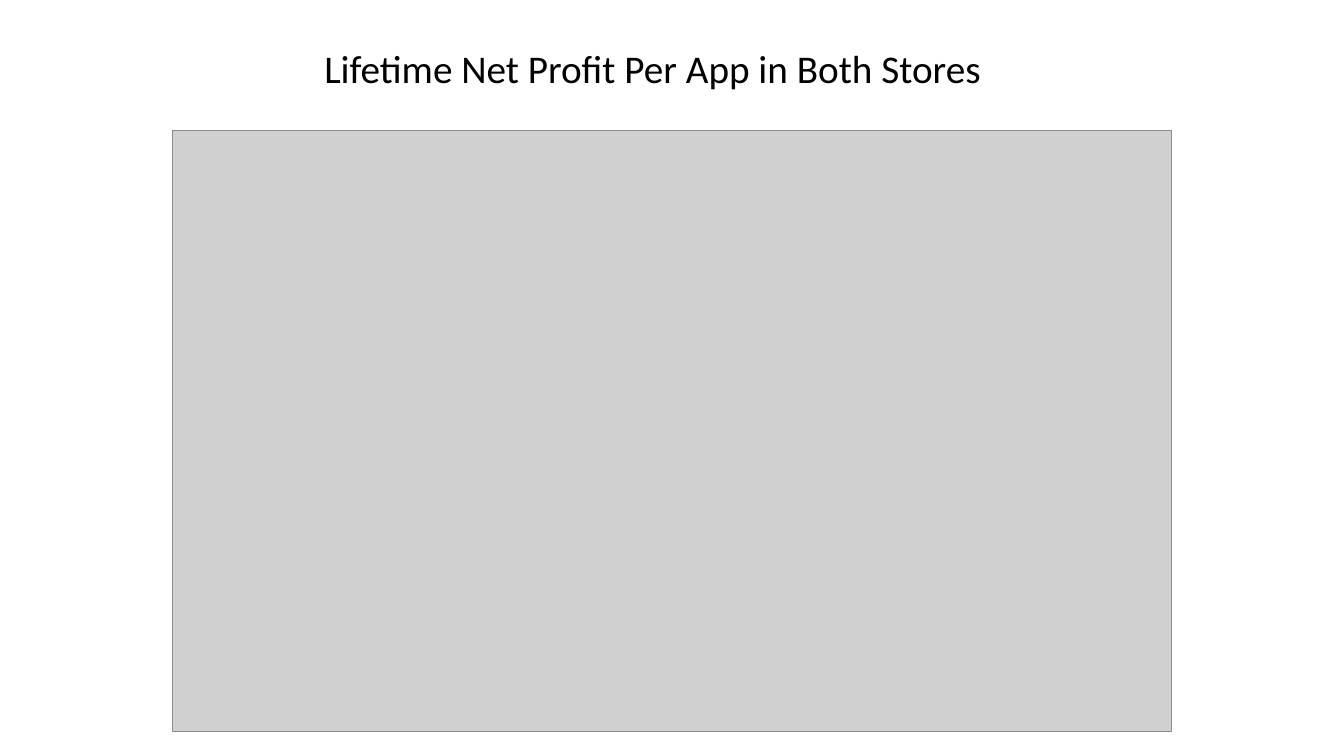
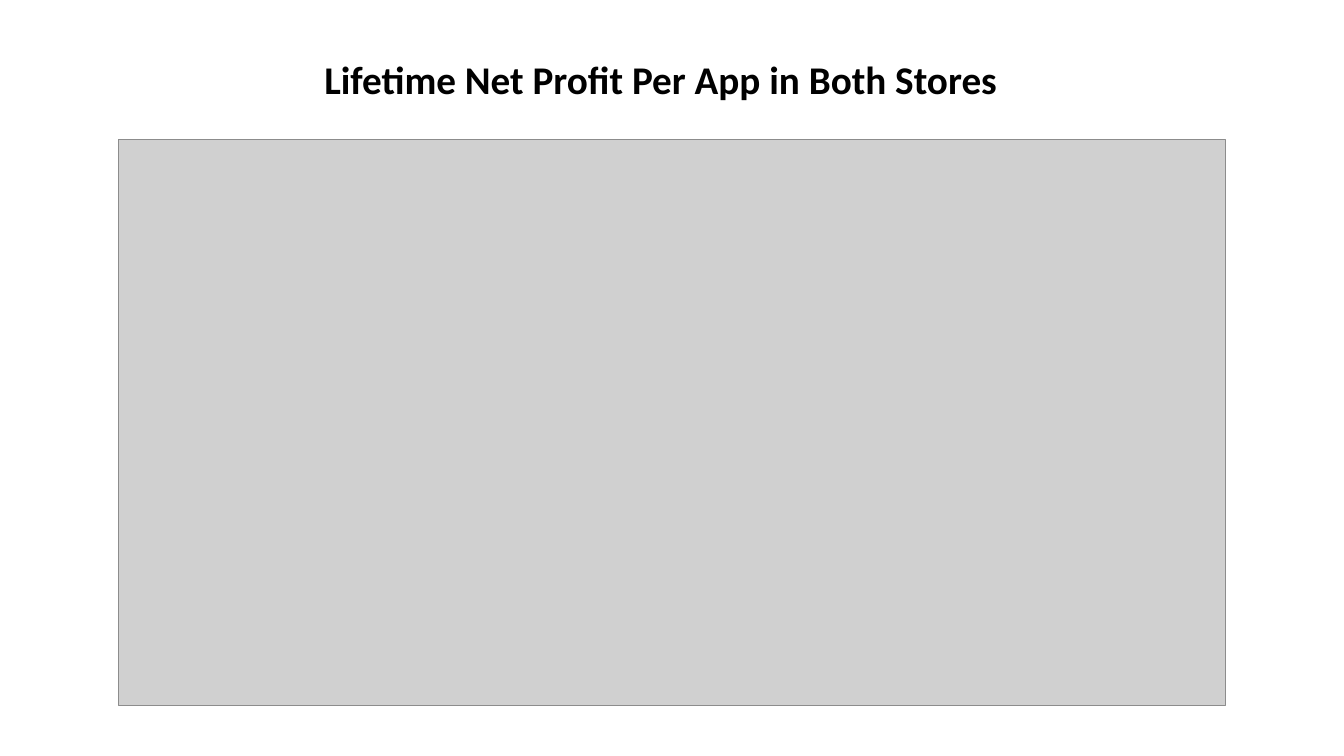
Before and after one commit to ausifer/app-trader-hangry-hagryphi, a slide deck: slide 5 of app_trader_hangry_hagryphi.pptx (slide 3 before the commit). Drawn at 1344x756 pixels with LibreOffice and Linux fonts; fonts in the diff are those of the drawing; grey boxes stand for pictures; background and template pictures are left out. Boxes give left, top, right and bottom in pixels: in the first picture for what was removed or moved away, otherwise in the second. Text is boxed around its words. In the diff, an @@ line names an element or a change of style, - is before the commit and + after.

```diff
--- a/app_trader_hangry_hagryphi.pptx
+++ b/app_trader_hangry_hagryphi.pptx
@@ text "Lifetime Net Profit Per App ...": place and size @@
-text "Lifetime Net Profit Per App ..." at bbox=[324, 55, 980, 90]
+text "Lifetime Net Profit Per App ..." at bbox=[324, 66, 997, 100]
@@ text "Lifetime Net Profit Per App ..." at bbox=[324, 66, 997, 100]: bold on @@
@@ picture: place and size @@
-picture at bbox=[172, 130, 1172, 731]
+picture at bbox=[119, 139, 1226, 706]
```
Also in this commit, not shown: 4 other slides changed, 2 slides added, 2 other files.
